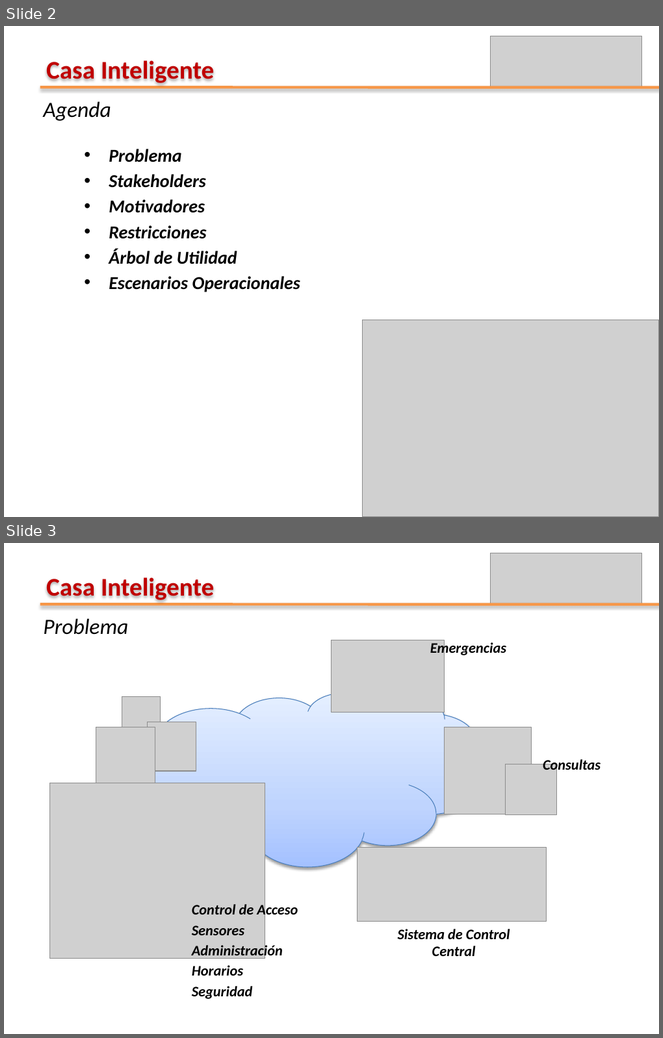
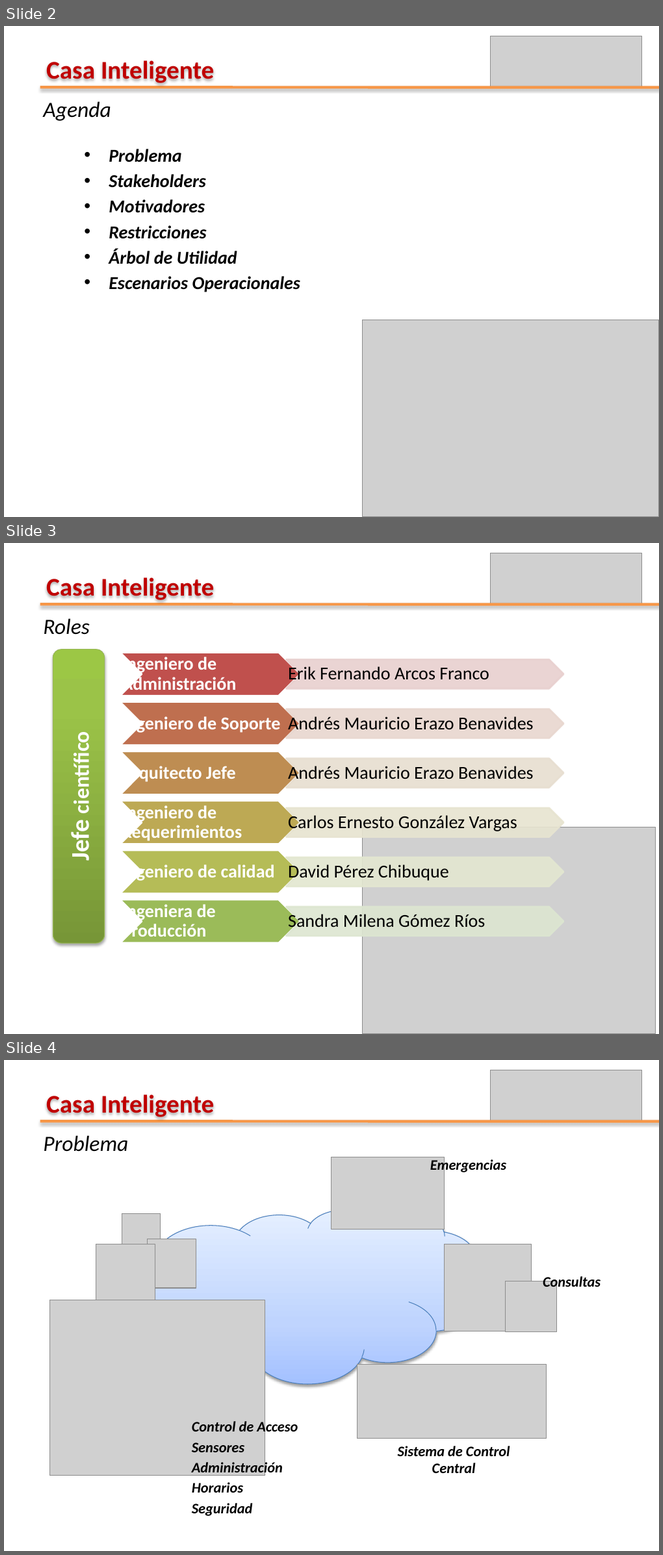
Before and after one commit to leseroth/ingenium-managment, a slide deck: CSOF5204 Arquitectura de Software/0609PrimeraEntregaSAD.pptx. Shown one above the other, each under a label of ours: slides 2 and 3 before the commit, slides 2, 3 and 4 after it. The pictures are 663x1038 and 663x1555 pixels, drawn with LibreOffice and Linux fonts; fonts in the diff are those of the drawing; grey boxes stand for pictures. Boxes give left, top, right and bottom in pixels: in the first picture for what was removed or moved away, otherwise in the second. Text is boxed around its words. In the diff, an @@ line names an element or a change of style, - is before the commit and + after.

Commit message:
Adicionados los roles al documento y la presentacion, tambien se agrego un archivo de excel de utilidad

```diff
--- a/CSOF5204 Arquitectura de Software/0609PrimeraEntregaSAD.pptx
+++ b/CSOF5204 Arquitectura de Software/0609PrimeraEntregaSAD.pptx
@@ slide 3 added at [4, 543, 659, 1034], background #FFFFFF @@
@@ picture added at [490, 553, 642, 605] @@
@@ text added at [46, 577, 214, 600], 28 pt, text #C00000, bold @@
+Casa Inteligente
@@ line added from (40, 605) to (659, 605), #F79646 3 pt @@
@@ text added at [43, 618, 90, 635], 24 pt, text #000000, italic @@
+Roles
@@ rounded rectangle added at [53, 649, 105, 943], fill gradient #779737 to #9BC348 to #9DC746, outline #98B955 0.75 pt, 24 pt, text #FFFFFF, bold @@
+Jefe científico
@@ picture added at [362, 827, 655, 1034] @@
@@ group added at [120, 652, 564, 943]: 12 chevrons, 12 texts @@
+Ingeniero de Administración
+Erik Fernando Arcos Franco
+Ingeniero de Soporte
+Andrés Mauricio Erazo Benavides
+Arquitecto Jefe
+Andrés Mauricio Erazo Benavides
+Ingeniero de Requerimientos
+Carlos Ernesto González Vargas
+Ingeniero de calidad
+David Pérez Chibuque
+Ingeniera de Producción
+Sandra Milena Gómez Ríos
@@ what was slide 3 is now slide 4 @@
```
Also in this commit, not shown: 2 other files.
